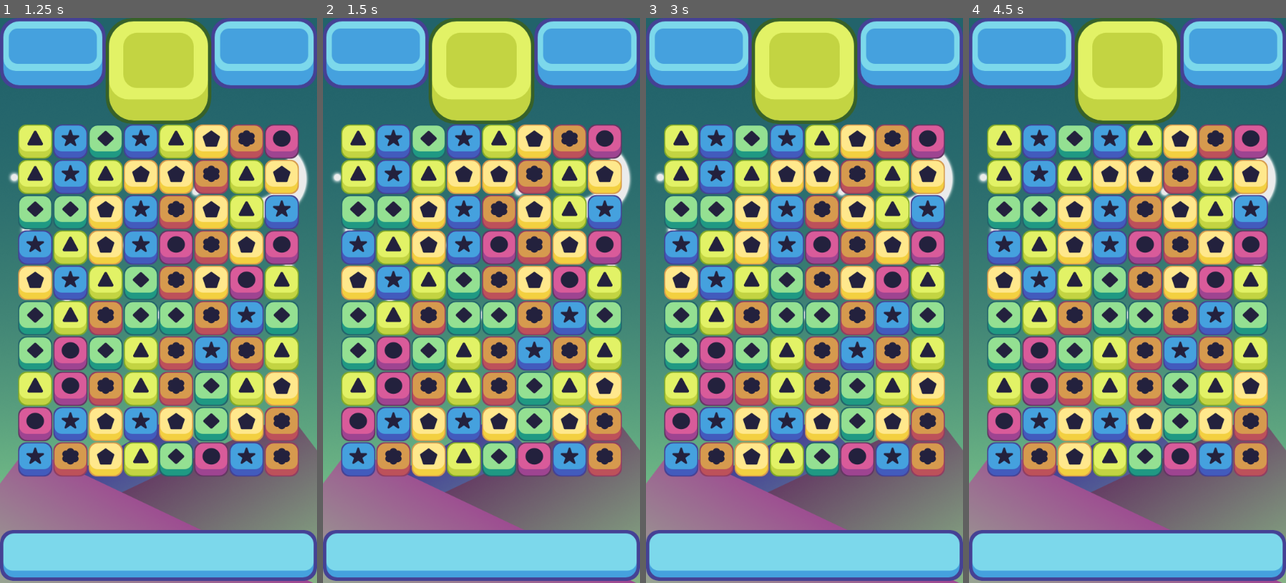
Above: before the commit, frames 1-4 (left to right).
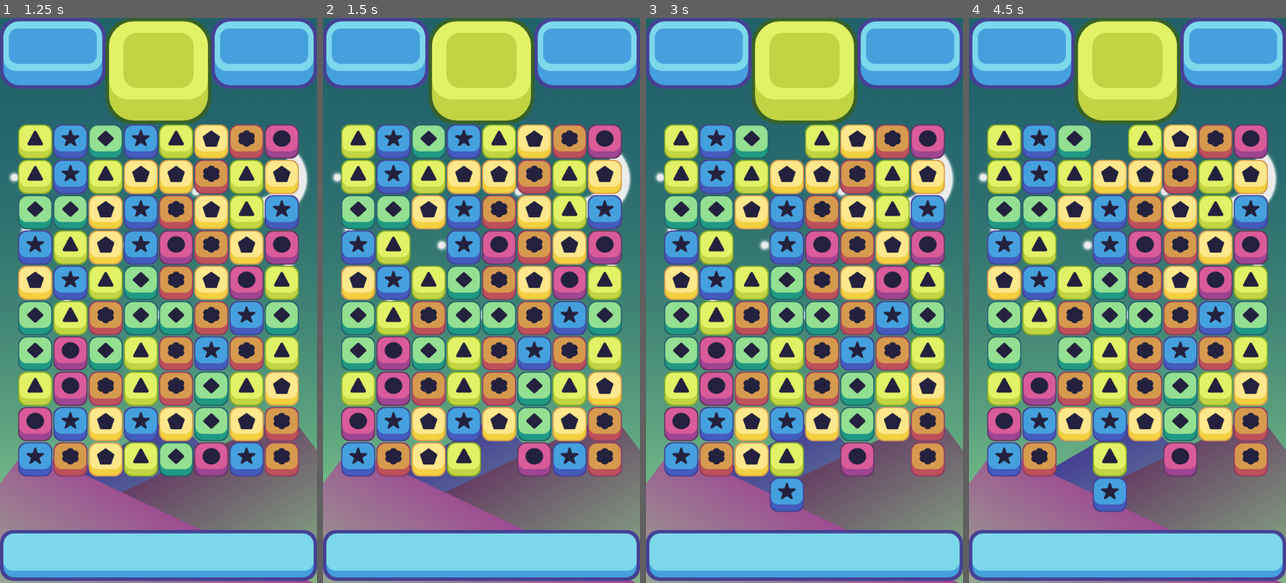
Above: after the commit, the same moments.

Repository: Taving40/Match3
Game: Godot game, scene res://scenes/game_window.tscn
The game is run twice, just before and just after one commit, with the same random seed, the same clock (stepped at 60 frames per second) and the same inputs. This scene is started directly instead of the project's main scene.
Inputs (mouse positions are in pixels of both pictures, inside the frame that each line leads up to):
- Up to frame 1 (1.25 s): tap Enter at 0.5 s; move the mouse to (228, 272) at 0.52 s; click (228, 272) at 0.6 s
- Up to frame 2 (1.5 s): tap Space at 1.25 s; move the mouse to (418, 328) at 1.27 s; click (418, 328) at 1.35 s
- Up to frame 3 (3 s): tap Enter at 2 s; move the mouse to (836, 176) at 2.02 s; click (836, 176) at 2.1 s; tap Space at 2.75 s; move the mouse to (788, 413) at 2.77 s; click (788, 413) at 2.85 s
- Up to frame 4 (4.5 s): tap Enter at 3.5 s; move the mouse to (1222, 385) at 3.52 s; click (1222, 385) at 3.6 s; tap Space at 4.25 s; move the mouse to (1032, 215) at 4.27 s; click (1032, 215) at 4.35 s

Frame 1 is identical in both runs. In frame 2, 1.3% of the frame differs, in the area x 27-61%, y 37-82%; in frame 3, 3.1%; in frame 4, 4.3%, in the area x 16-84%, y 18-88%.
Error after the commit: Invalid access of index '10' on a base object of type: 'Array'. (res://scripts/grid.gd:115)

Commit message:
Added moving pieces but grid is fucked

Diff:
--- a/project.godot
+++ b/project.godot
@@ -10,7 +10,7 @@
 
 [application]
 
-config/name="Math3"
+config/name="Match3"
 run/main_scene="res://scenes/piece.tscn"
 config/features=PackedStringArray("4.0", "Forward Plus")
 config/icon="res://icon.svg"
--- a/scripts/grid.gd
+++ b/scripts/grid.gd
@@ -9,6 +9,7 @@
 
 var allPieces = []
 
+#PackedScenes of the pieces (needs to be instantiated to further work with)
 var possiblePieces = [
 	preload("res://scenes/bluePiece.tscn"),
 	preload("res://scenes/greenPiece.tscn"),
@@ -18,6 +19,11 @@
 	preload("res://scenes/yellowPiece.tscn"),
 ]
 
+#variables for moving pieces logic
+var firstTouch = null #mouse click down
+var lastTouch = null #mouse click up
+var isAttemptingMove = false
+
 # Called when the node enters the scene tree for the first time.
 func _ready():
 	randomize()
@@ -26,7 +32,7 @@
 
 # Called every frame. 'delta' is the elapsed time since the previous frame.
 func _process(delta):
-	pass
+	touchInput()
 
 func make2Darray(width: int, height: int):
 	var array = [];
@@ -36,10 +42,24 @@
 			array[i].append(null)
 	return array
 
-func gridToPixel(column: int, row: int):
+func gridToPixel(column: int, row: int) -> Vector2:
 	var x = xStart + offset * column
 	var y = yStart + (-offset) * row
 	return Vector2(x, y)
+
+# Takes a vec2 of pixel coords and returns the position of the
+# piece that contains that point in the grid. Returns null if out of bounds
+func pixelToGrid(vec: Vector2):
+	var column = round((vec.x - xStart) / offset)
+	var row = round((vec.y - yStart) / offset)
+	if ( #if out of bounds of grid
+		column > allPieces.size()-1 ||
+		column < 0 ||
+		row < -(allPieces[0].size()-1) ||
+		row > 0
+	):
+		return null
+	return Vector2(column, row)
 
 func spawnPieces(width: int, height: int):
 	for i in width:
@@ -71,3 +91,32 @@
 	if row > 0 && allPieces[column][row-1].color == color:
 		current += getChainLength(column, row-1, color)
 	return current
+
+# Gets mouse down and mouse up (x,y) coords and stores them
+# in order to detect swiping of pieces
+func touchInput():
+	if Input.is_action_just_pressed("ui_touch"):
+		firstTouch = pixelToGrid(get_global_mouse_position())
+		print(firstTouch)
+		#if position is inside grid, player is attempting move
+		if(firstTouch != null):
+			isAttemptingMove = true
+		else:
+			isAttemptingMove = false
+	elif Input.is_action_just_released("ui_touch"):
+		lastTouch = pixelToGrid(get_global_mouse_position())
+		#if position is inside grid and player is attempting move
+		if lastTouch != null && isAttemptingMove :
+			swapPieces(firstTouch, lastTouch)
+			isAttemptingMove = false
+
+func swapPieces(firstPieceCoords: Vector2, secondPieceCoords: Vector2):
+	var firstPiece: Node2D = allPieces[firstPieceCoords.x][firstPieceCoords.y]
+	var otherPiece: Node2D = allPieces[firstPieceCoords.x + secondPieceCoords.x][firstPieceCoords.y - secondPieceCoords.y]
+	#change in grid
+	print(firstPieceCoords, secondPieceCoords) #TODO: fix the fucking grid
+	allPieces[firstPieceCoords.x][firstPieceCoords.y] = otherPiece
+	allPieces[firstPieceCoords.x + secondPieceCoords.x][firstPieceCoords.y - secondPieceCoords.y] = firstPiece
+	#change in game
+	firstPiece.position = gridToPixel(secondPieceCoords.x, secondPieceCoords.y)
+	otherPiece.position = gridToPixel(firstPieceCoords.x, firstPieceCoords.y)
